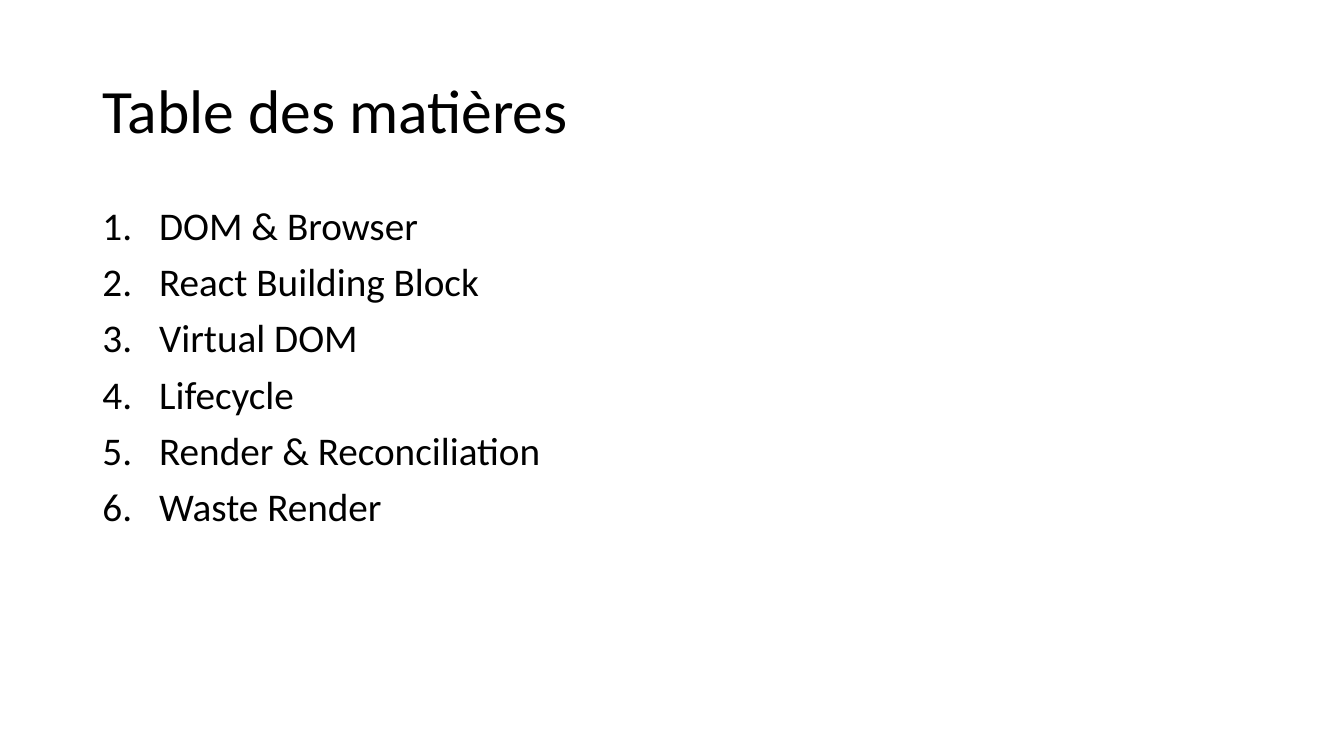
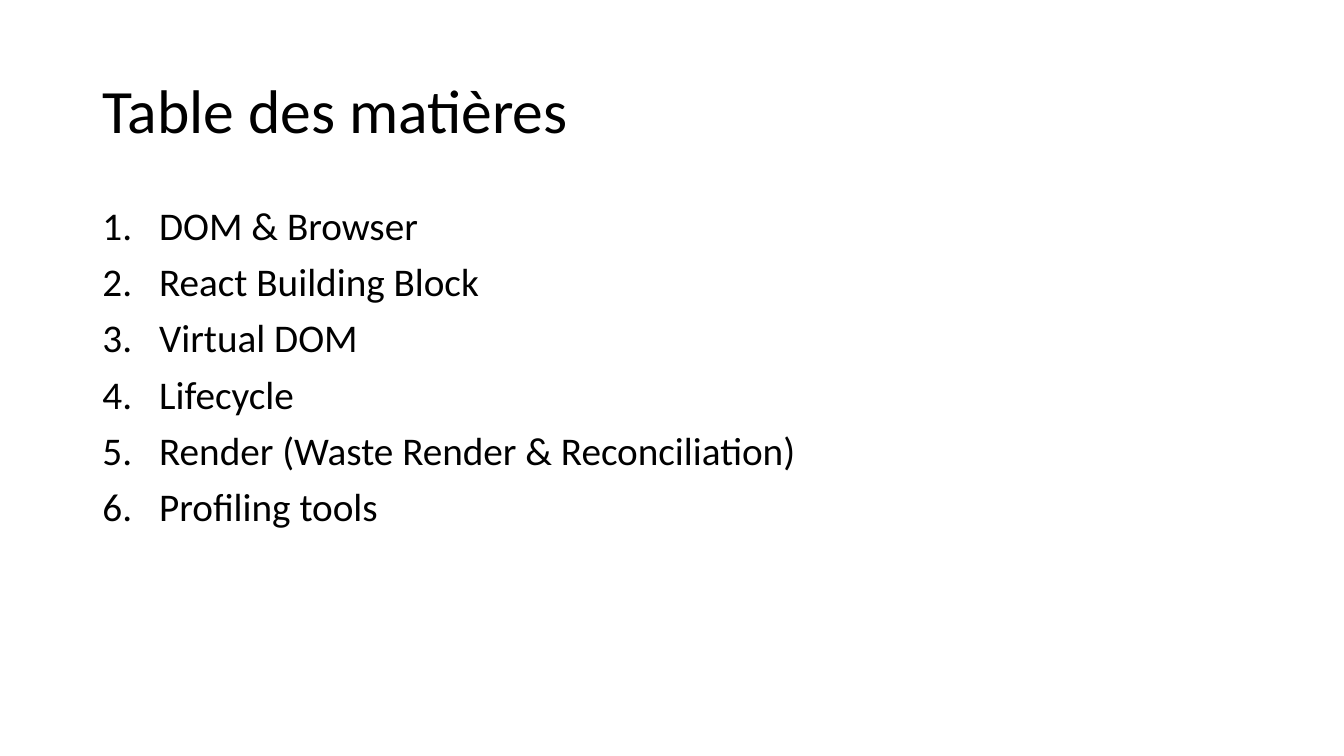
Before and after one commit to samuelgaudreau/formation-front-end-3, a slide deck: slide 2 of part-2/React-Perfo.pptx. Drawn at 1344x756 pixels with LibreOffice and Linux fonts; fonts in the diff are those of the drawing. Boxes give left, top, right and bottom in pixels: in the first picture for what was removed or moved away, otherwise in the second. Text is boxed around its words. In the diff, an @@ line names an element or a change of style, - is before the commit and + after.

```diff
--- a/part-2/React-Perfo.pptx
+++ b/part-2/React-Perfo.pptx
@@ text at (x1=159, y1=436, x2=795, y2=528): text changed @@
-5. Render & Reconciliation
-6. Waste Render
+5. Render (Waste Render & Reconciliation)
+6. Profiling tools
```
Also in this commit, not shown: 10 other slides changed, 13 slides added, 1 slide removed, 10 other files.
